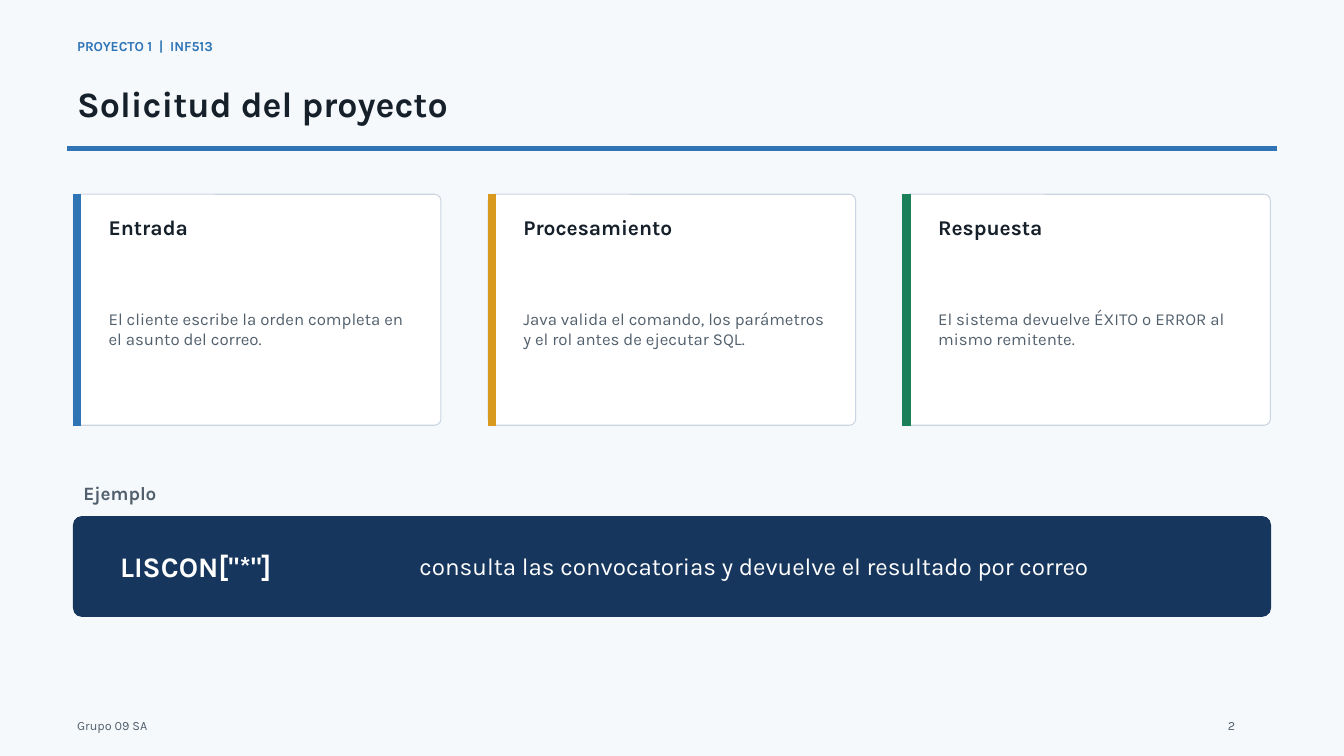
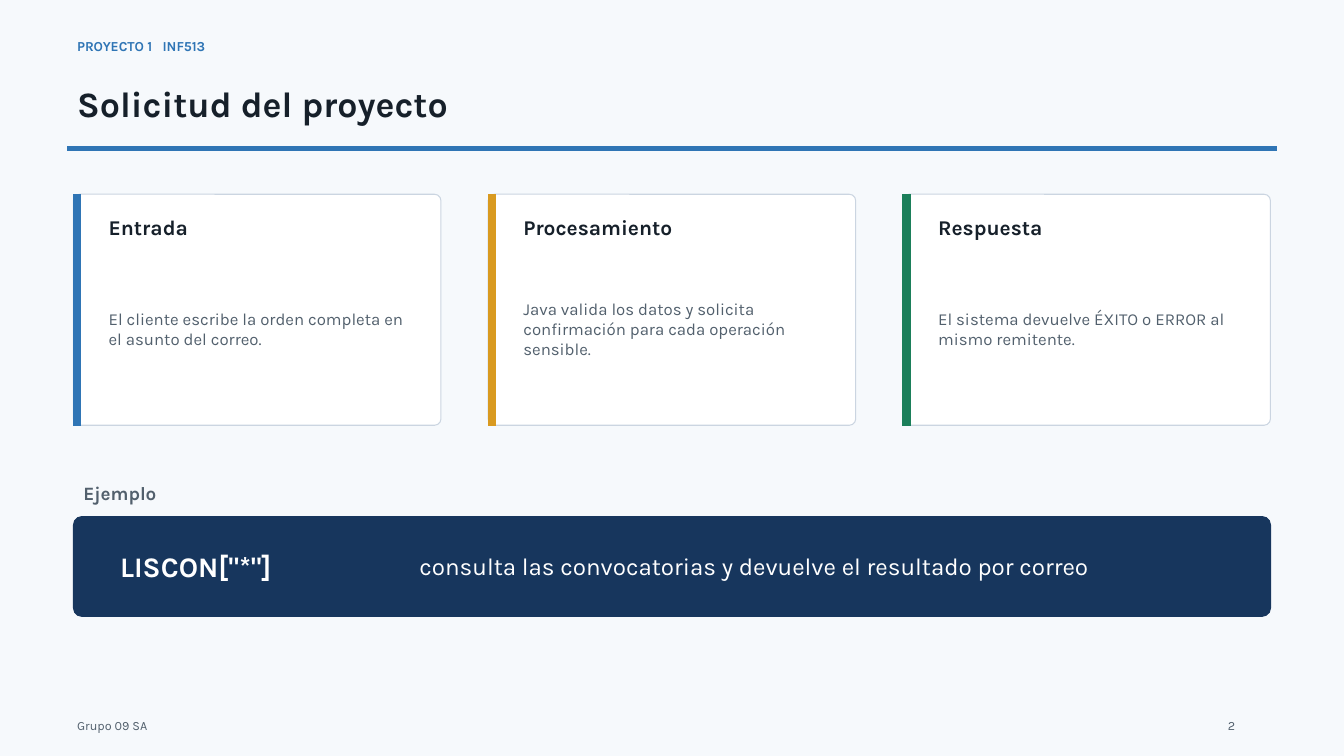
Before and after one commit to BrayanJoelRamosVargas1/inf513-proyecto1, a slide deck: slide 2 of entrega/Presentacion_INF513_P1_Grupo09SA.pptx. Drawn at 1344x756 pixels with LibreOffice and Linux fonts; fonts in the diff are those of the drawing. Boxes give left, top, right and bottom in pixels: in the first picture for what was removed or moved away, otherwise in the second. Text is boxed around its words. In the diff, an @@ line names an element or a change of style, - is before the commit and + after.

Commit message:
Validate complete use-case flow and align submission artifacts

```diff
--- a/entrega/Presentacion_INF513_P1_Grupo09SA.pptx
+++ b/entrega/Presentacion_INF513_P1_Grupo09SA.pptx
@@ text at [77, 42, 206, 51]: text changed @@
-PROYECTO 1 | INF513
+PROYECTO 1 INF513
@@ text at [523, 303, 785, 355]: text changed @@
-Java valida el comando, los parámetros y el rol antes de ejecutar SQL.
+Java valida los datos y solicita confirmación para cada operación sensible.
```
Also in this commit, not shown: 9 other slides changed, 10 other files.
